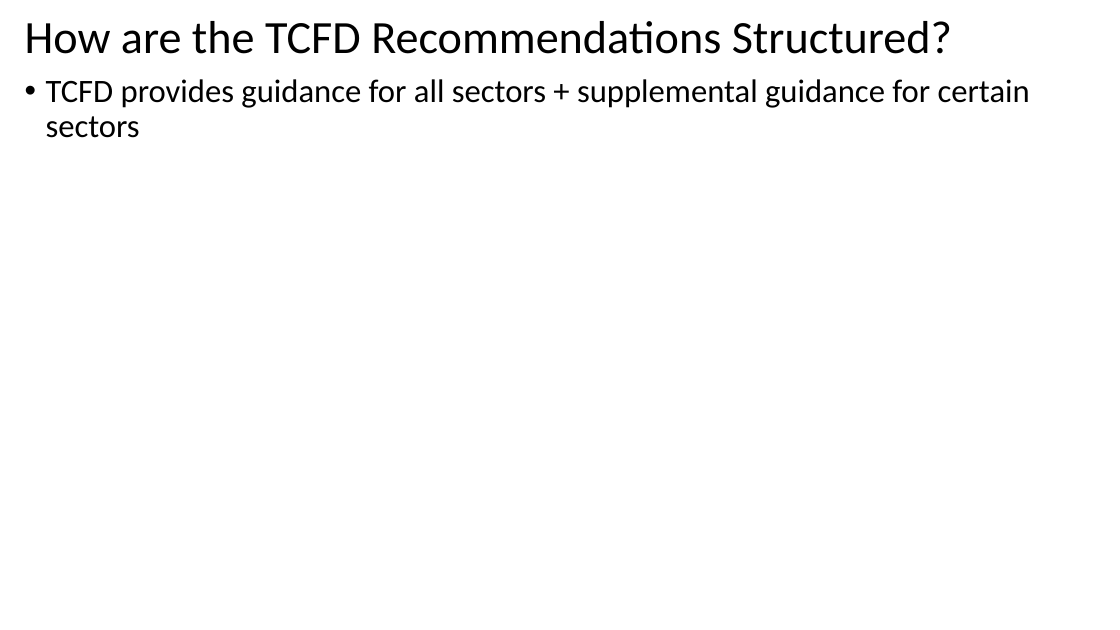
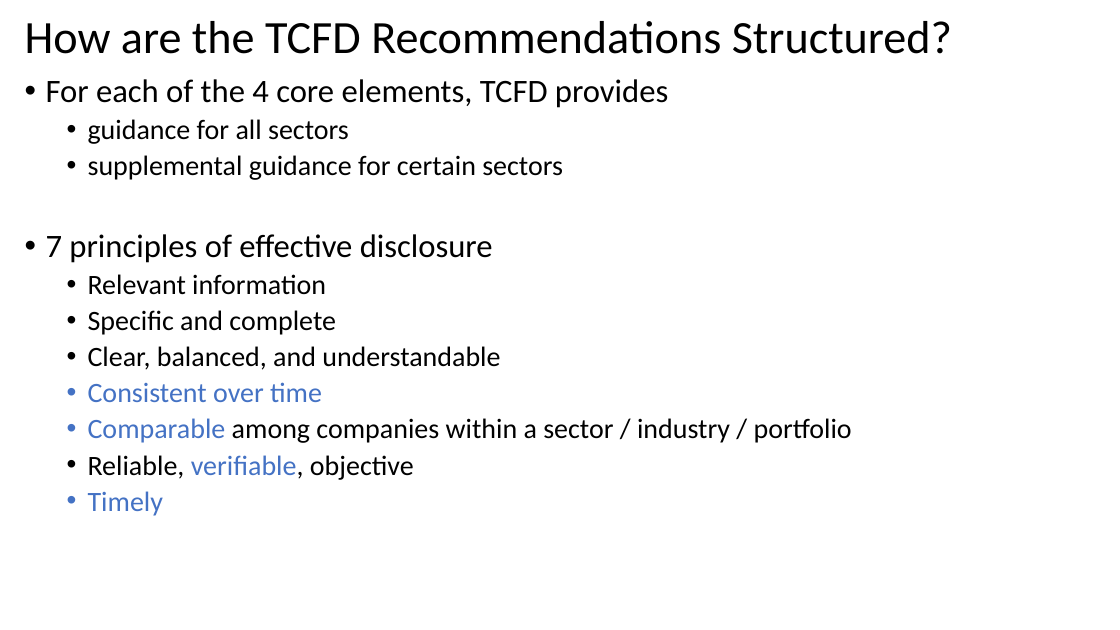
Before and after one commit to gowestyang/finance, a slide deck: slide 16 of 2022_tcfd-knowledge-hub/202212_tcfd-knowledge-hub.pptx. Drawn at 1120x630 pixels with LibreOffice and Linux fonts; fonts in the diff are those of the drawing. Boxes give left, top, right and bottom in pixels: in the first picture for what was removed or moved away, otherwise in the second. Text is boxed around its words. In the diff, an @@ line names an element or a change of style, - is before the commit and + after.

```diff
--- a/2022_tcfd-knowledge-hub/202212_tcfd-knowledge-hub.pptx
+++ b/2022_tcfd-knowledge-hub/202212_tcfd-knowledge-hub.pptx
@@ text at <box>46,79,852,516</box>: text changed; size 28 to 24 pt @@
-• TCFD provides guidance for all sectors + supplemental guidance for certain sectors
+• For each of the 4 core elements, TCFD provides
+  • guidance for all sectors
+  • supplemental guidance for certain sectors
+• 7 principles of effective disclosure
+  • Relevant information
+  • Specific and complete
+  • Clear, balanced, and understandable
+  • Consistent over time
+  • Comparable among companies within a sector / industry / portfolio
+  • Reliable, verifiable, objective
+  • Timely
```
Also in this commit, not shown: 9 slides added, 1 other file.
